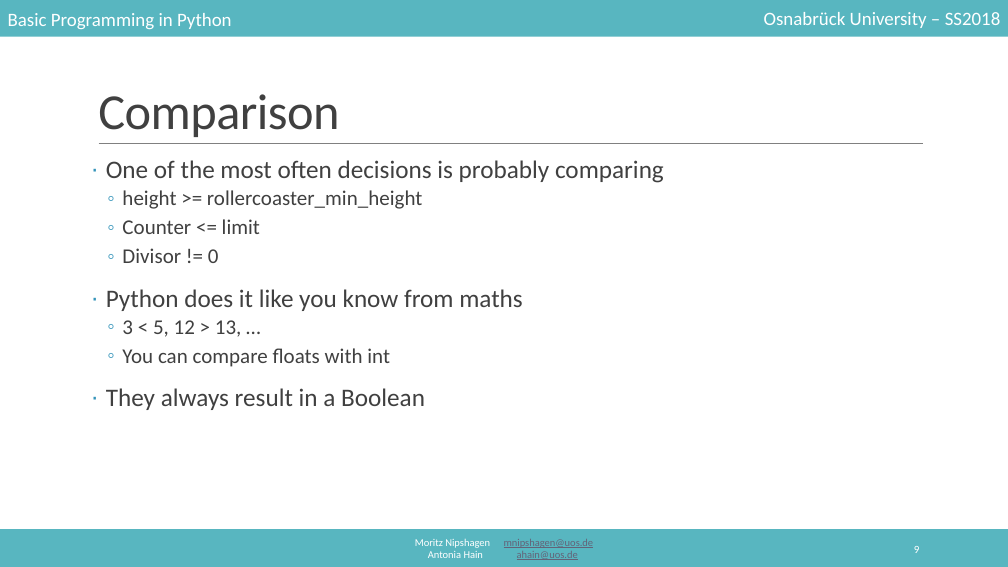
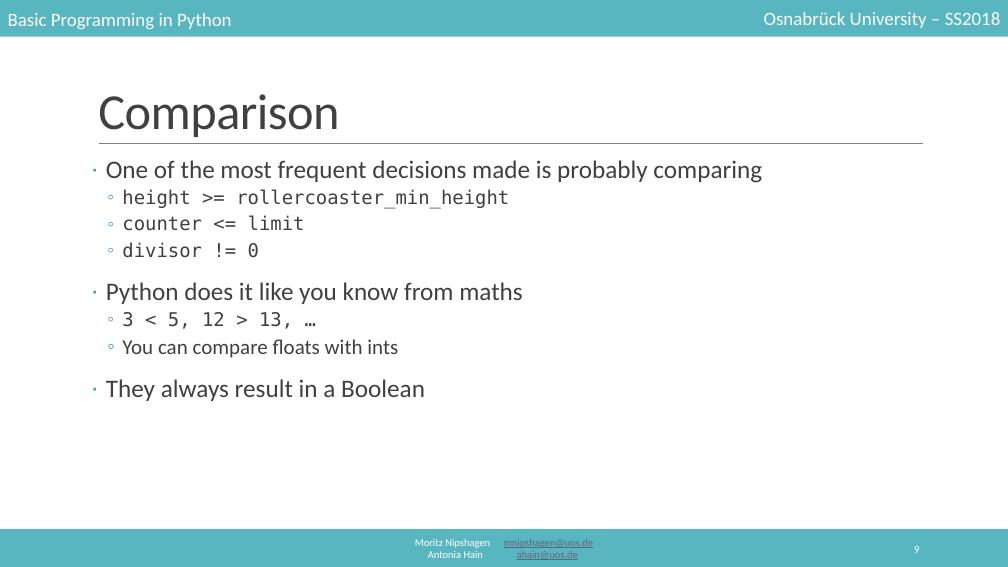
Before and after one commit to mnipshagen/monty, a slide deck: slide 9 of 2018/03/control_structures.pptx. Drawn at 1008x567 pixels with LibreOffice and Linux fonts; fonts in the diff are those of the drawing. Boxes give left, top, right and bottom in pixels: in the first picture for what was removed or moved away, otherwise in the second. Text is boxed around its words. In the diff, an @@ line names an element or a change of style, - is before the commit and + after.

```diff
--- a/2018/03/control_structures.pptx
+++ b/2018/03/control_structures.pptx
@@ text at (106, 160, 762, 183): text changed @@
-· One of the most often decisions is probably comparing
+· One of the most frequent decisions made is probably comparing
@@ text at (122, 189, 509, 329): size 20 to 18 pt, font Calibri to DejaVu Sans Mono in "height >= rollercoaster_min_height", "3 < 5, 12 > 13, …" @@
@@ text at (122, 215, 305, 258): text changed; size 20 to 18 pt; font Calibri to DejaVu Sans Mono @@
-  ◦ Counter <= limit
-  ◦ Divisor != 0
+  ◦ counter <= limit
+  ◦ divisor != 0
@@ text at (122, 339, 398, 358): text changed @@
-  ◦ You can compare floats with int
+  ◦ You can compare floats with ints
```
Also in this commit, not shown: 18 other slides changed, 6 slides added, 5 other files.
